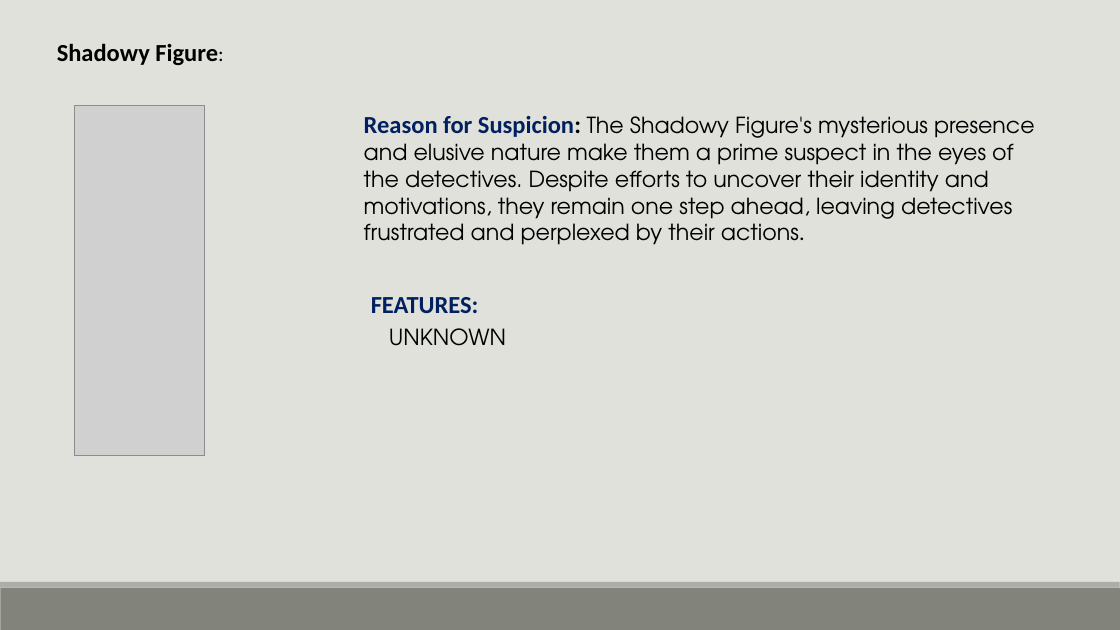
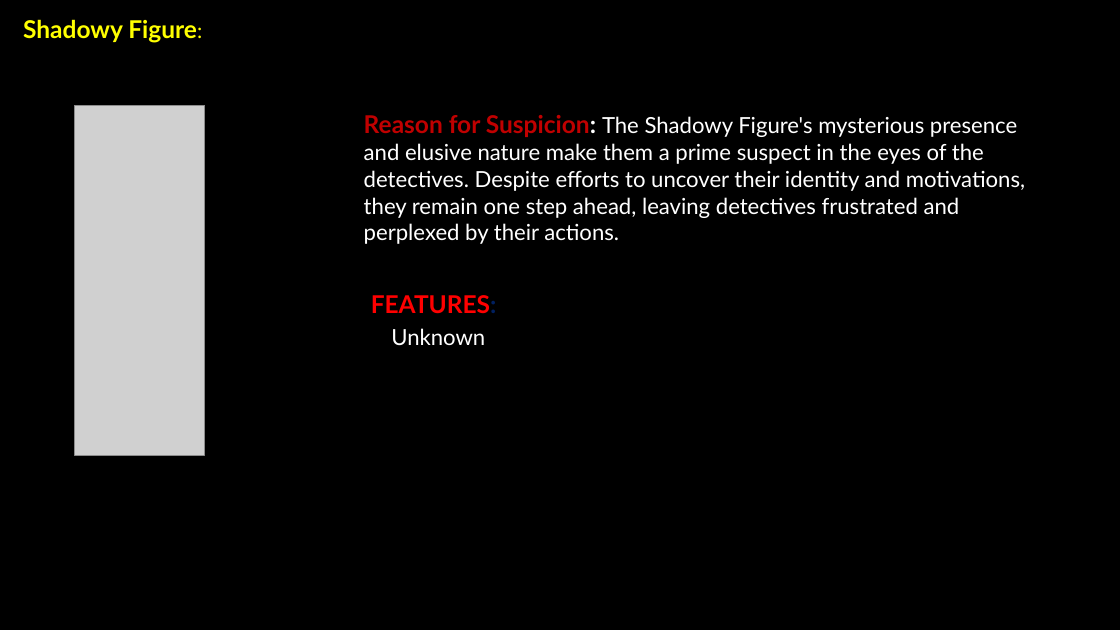
Before and after one commit to 19Naveen/Detective_Coding, a slide deck: slide 11 of Description.pptx. Drawn at 1120x630 pixels with LibreOffice and Linux fonts; fonts in the diff are those of the drawing; grey boxes stand for pictures; background and template pictures are left out. Boxes give left, top, right and bottom in pixels: in the first picture for what was removed or moved away, otherwise in the second. Text is boxed around its words. In the diff, an @@ line names an element or a change of style, - is before the commit and + after.

Commit message:
Changed the font style and color

```diff
--- a/Description.pptx
+++ b/Description.pptx
@@ background #E1E1DB to picture (left out) @@
@@ text "Shadowy Figure:": place and size @@
-text "Shadowy Figure:" at [57, 43, 218, 65]
+text "Shadowy Figure:" at [23, 19, 197, 43]
@@ text "Shadowy Figure:" at [23, 19, 197, 43]: font Calibri to Lato, text colour #000000 to #FFFF00 @@
@@ text "Reason for Suspicion: The Shadowy ..." at [364, 115, 1025, 244]: font Calibri to Lato in "Reason for Suspicion: actions."; font TeX Gyre Adventor to Lato, text colour #000000 to #FFFFFF; text colour #002060 to #C00000 in "Reason for Suspicion:" @@
@@ text at [371, 295, 497, 314]: font Calibri to Lato, text colour #002060 to #FF0000 in "FEATURES:" @@
@@ text at [391, 328, 485, 346]: text changed; font TeX Gyre Adventor to Lato; text colour #000000 to #FFFFFF @@
-UNKNOWN
+Unknown
@@ rectangle removed at [0, 588, 1120, 630] @@
@@ rectangle removed at [0, 582, 1120, 588] @@
```
Also in this commit, not shown: 10 other slides changed.
